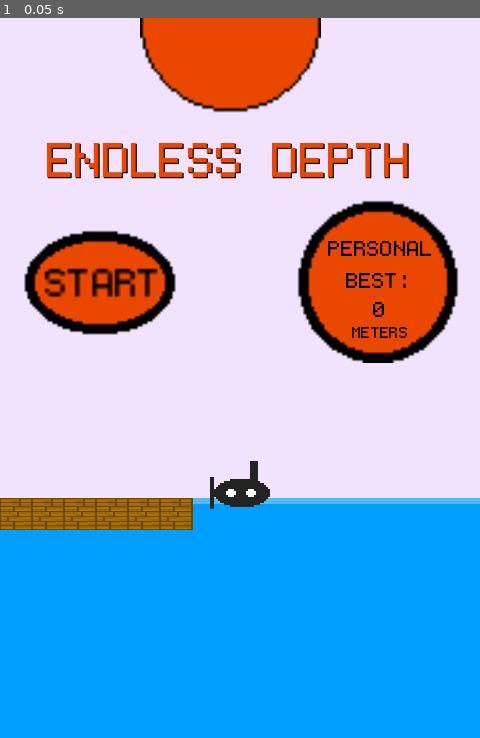
Above: before the commit, frame 1.
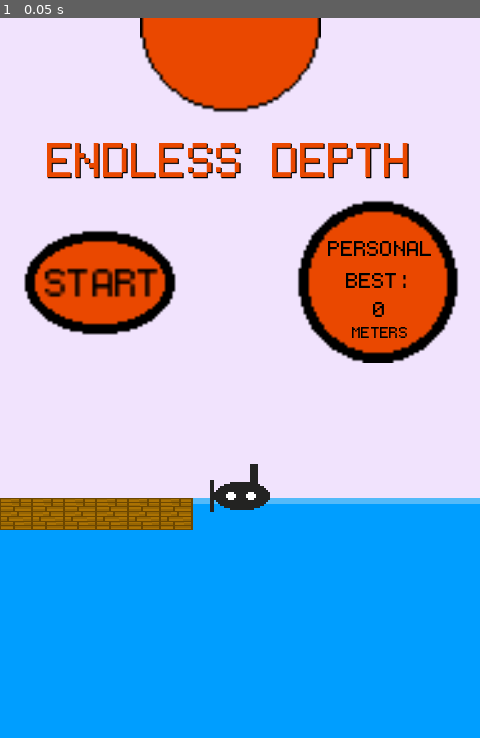
Above: after the commit, the same moment.

Repository: seb-navarro/Endless_Depth
Game: Godot game, scene res://Menu/Menu.tscn
The game is run twice, just before and just after one commit, with the same random seed, the same clock (stepped at 60 frames per second) and the same inputs.
Inputs:
- Up to frame 1 (0.05 s): no input

The runs differ from the first frame. In frame 1, 0.1% of the frame differs, in the area x 43-57%, y 61-69%.

Commit message:
added submarine animation in menu

Diff:
--- a/Menu/Menu.tscn
+++ b/Menu/Menu.tscn
@@ -11,6 +11,69 @@
 [ext_resource type="Texture2D" uid="uid://cypp1sy3t8esr" path="res://assets/art/player/Submarine (Right) - Endless Depth/submarine_right_00.png" id="6_ijf1r"]
 [ext_resource type="FontFile" uid="uid://c1rtvtnimcle0" path="res://assets/fonts/monogram.ttf" id="7_h5yxf"]
 [ext_resource type="Texture2D" uid="uid://bdlg3hto4mcmh" path="res://assets/art/environment/start-button-pressed.png" id="10_80bl0"]
+[ext_resource type="Texture2D" uid="uid://bhqlx0jj5xikj" path="res://assets/art/player/Submarine (Right) - Endless Depth/submarine_right_01.png" id="12_cvpox"]
+[ext_resource type="Texture2D" uid="uid://bv32ybts3lco" path="res://assets/art/player/Submarine (Right) - Endless Depth/submarine_right_02.png" id="13_mxm2x"]
+[ext_resource type="Texture2D" uid="uid://mfuc0f8f5jdk" path="res://assets/art/player/Submarine (Right) - Endless Depth/submarine_right_03.png" id="14_0q3gp"]
+[ext_resource type="Texture2D" uid="uid://c521g7sb36ona" path="res://assets/art/player/Submarine (Right) - Endless Depth/submarine_right_04.png" id="15_461at"]
+[ext_resource type="Texture2D" uid="uid://ba6jfr0cxgv73" path="res://assets/art/player/Submarine (Right) - Endless Depth/submarine_right_05.png" id="16_r5ll2"]
+[ext_resource type="Texture2D" uid="uid://dwlhcstfu7sgv" path="res://assets/art/player/Submarine (Right) - Endless Depth/submarine_right_06.png" id="17_ha16t"]
+[ext_resource type="Texture2D" uid="uid://g1fo40ubxspt" path="res://assets/art/player/Submarine (Right) - Endless Depth/submarine_right_07.png" id="18_ag1ke"]
+[ext_resource type="Texture2D" uid="uid://dxh1p0xcka8kt" path="res://assets/art/player/Submarine (Right) - Endless Depth/submarine_right_08.png" id="19_fo2g6"]
+[ext_resource type="Texture2D" uid="uid://cr2kfxbptxovf" path="res://assets/art/player/Submarine (Right) - Endless Depth/submarine_right_09.png" id="20_hpb1y"]
+[ext_resource type="Texture2D" uid="uid://dd36hl16cm0wr" path="res://assets/art/player/Submarine (Right) - Endless Depth/submarine_right_10.png" id="21_frlxy"]
+[ext_resource type="Texture2D" uid="uid://60q1qy72810e" path="res://assets/art/player/Submarine (Right) - Endless Depth/submarine_right_11.png" id="22_xr3gr"]
+[ext_resource type="Texture2D" uid="uid://cph7gbuxm68ni" path="res://assets/art/player/Submarine (Right) - Endless Depth/submarine_right_12.png" id="23_28qiq"]
+[ext_resource type="Texture2D" uid="uid://b0r2crdj2lmmd" path="res://assets/art/player/Submarine (Right) - Endless Depth/submarine_right_13.png" id="24_njhgv"]
+
+[sub_resource type="SpriteFrames" id="SpriteFrames_3f7tx"]
+animations = [{
+"frames": [{
+"duration": 1.0,
+"texture": ExtResource("6_ijf1r")
+}, {
+"duration": 1.0,
+"texture": ExtResource("12_cvpox")
+}, {
+"duration": 1.0,
+"texture": ExtResource("13_mxm2x")
+}, {
+"duration": 1.0,
+"texture": ExtResource("14_0q3gp")
+}, {
+"duration": 1.0,
+"texture": ExtResource("15_461at")
+}, {
+"duration": 1.0,
+"texture": ExtResource("16_r5ll2")
+}, {
+"duration": 1.0,
+"texture": ExtResource("17_ha16t")
+}, {
+"duration": 1.0,
+"texture": ExtResource("18_ag1ke")
+}, {
+"duration": 1.0,
+"texture": ExtResource("19_fo2g6")
+}, {
+"duration": 1.0,
+"texture": ExtResource("20_hpb1y")
+}, {
+"duration": 1.0,
+"texture": ExtResource("21_frlxy")
+}, {
+"duration": 1.0,
+"texture": ExtResource("22_xr3gr")
+}, {
+"duration": 1.0,
+"texture": ExtResource("23_28qiq")
+}, {
+"duration": 1.0,
+"texture": ExtResource("24_njhgv")
+}],
+"loop": true,
+"name": &"subamrine_menu",
+"speed": 12.0
+}]
 
 [node name="Menu" type="Control"]
 layout_mode = 3
@@ -78,19 +141,6 @@
 texture = ExtResource("5_0nkvc")
 expand_mode = 1
 stretch_mode = 1
-
-[node name="Submarine" type="TextureRect" parent="Background"]
-layout_mode = 1
-anchors_preset = -1
-anchor_left = 0.433
-anchor_top = 0.604
-anchor_right = 0.567
-anchor_bottom = 0.693
-offset_left = 0.159988
-offset_top = 0.119965
-offset_right = -0.160004
-offset_bottom = 0.039978
-texture = ExtResource("6_ijf1r")
 
 [node name="Title" type="Label" parent="Background"]
 layout_mode = 1
@@ -201,4 +251,12 @@
 text = "METERS"
 uppercase = true
 
+[node name="MenuTimer" type="Timer" parent="."]
+wait_time = 5.0
+
+[node name="Subamrine" type="AnimatedSprite2D" parent="."]
+position = Vector2(240, 470)
+sprite_frames = SubResource("SpriteFrames_3f7tx")
+animation = &"subamrine_menu"
+
 [connection signal="pressed" from="StartButton" to="." method="_on_start_button_pressed"]
--- a/Menu/menu.gd
+++ b/Menu/menu.gd
@@ -3,8 +3,7 @@
 
 # Called when the node enters the scene tree for the first time.
 func _ready() -> void:
-	pass # Replace with function body.
-
+	$Subamrine.play("subamrine_menu")
 
 # Called every frame. 'delta' is the elapsed time since the previous frame.
 func _process(delta: float) -> void:
Not shown: 1 places in Menu/Menu.tscn that only renumber resources
